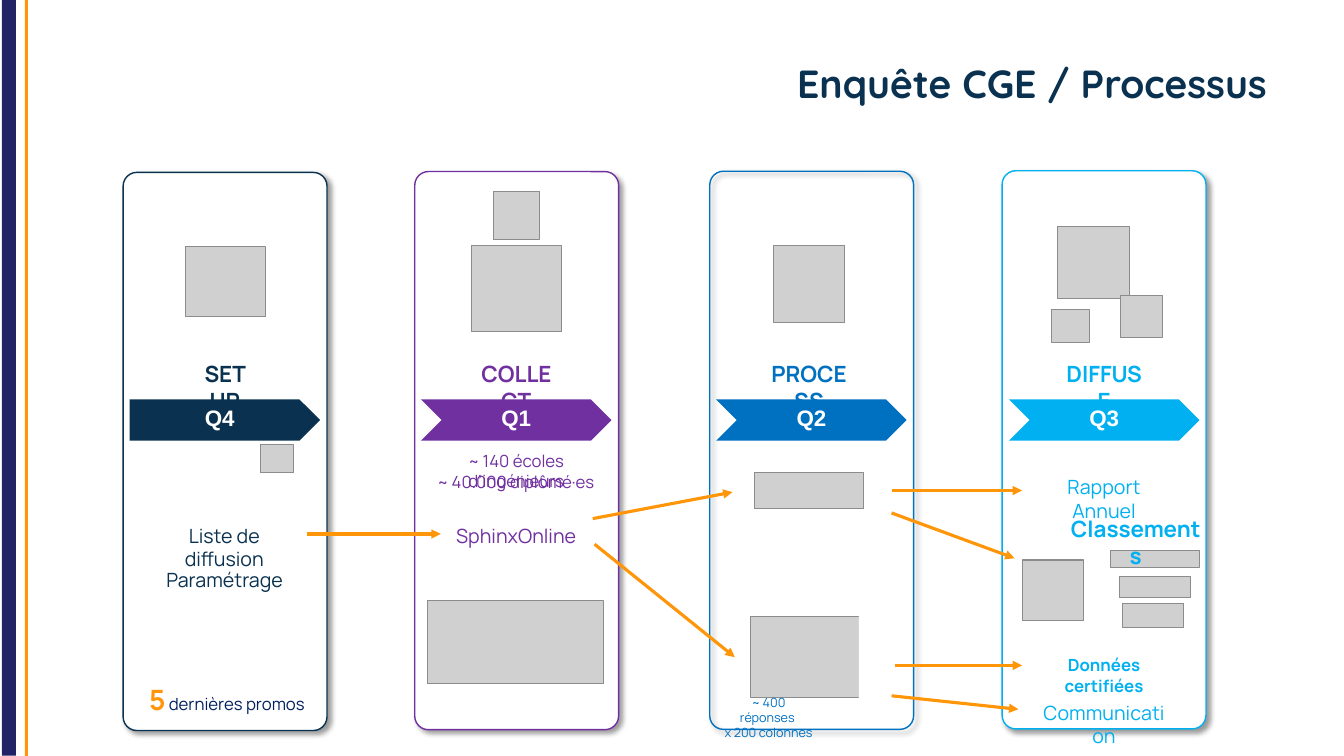
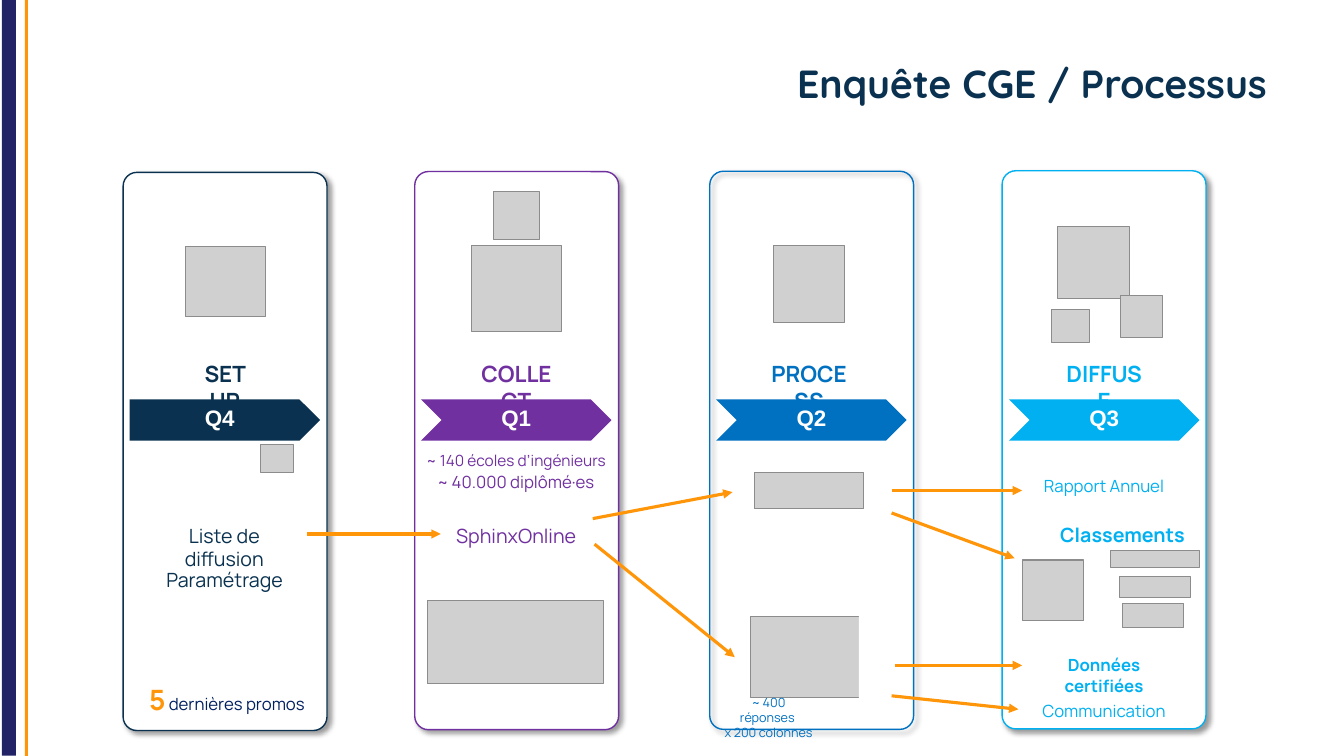
Before and after one commit to jvillemejane/jvillemejane, a slide deck: slide 4 of Presentations/2024_11_21_COFOR_CGE_vEtu.pptx (slide 3 before the commit). Drawn at 1344x756 pixels with LibreOffice and Linux fonts; fonts in the diff are those of the drawing; grey boxes stand for pictures; background and template pictures are left out. Boxes give left, top, right and bottom in pixels: in the first picture for what was removed or moved away, otherwise in the second. Text is boxed around its words. In the diff, an @@ line names an element or a change of style, - is before the commit and + after.

```diff
--- a/Presentations/2024_11_21_COFOR_CGE_vEtu.pptx
+++ b/Presentations/2024_11_21_COFOR_CGE_vEtu.pptx
@@ text "~ 140 écoles d’ingénieurs" at [440, 454, 606, 470]: size 12 to 11 pt @@
@@ text "Rapport Annuel" at [1044, 479, 1164, 496]: size 14 to 12 pt @@
@@ text "Classements": place and size @@
-text "Classements" at [1061, 510, 1212, 547]
+text "Classements" at [1060, 527, 1185, 543]
@@ text "Classements" at [1060, 527, 1185, 543]: size 16 to 14 pt @@
@@ text "Communication" at [1042, 704, 1165, 718]: size 14 to 12 pt @@
```
Also in this commit, not shown: 1 other slide changed, 1 slide added, 1 other file.
